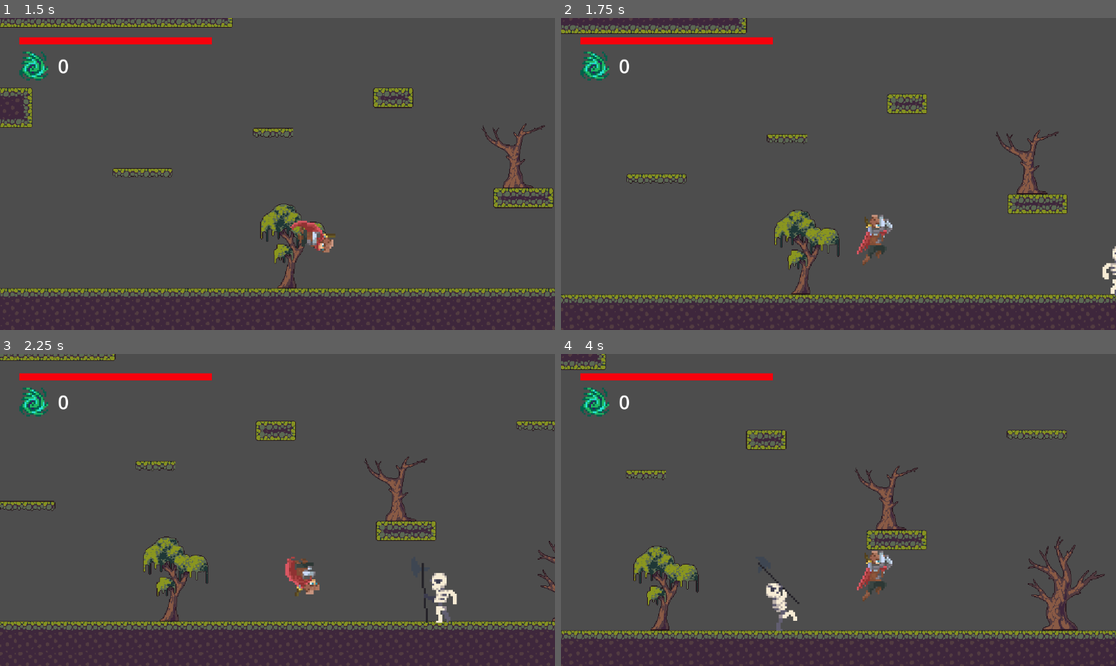
Above: before the commit, frames 1-4 (two rows, left to right).
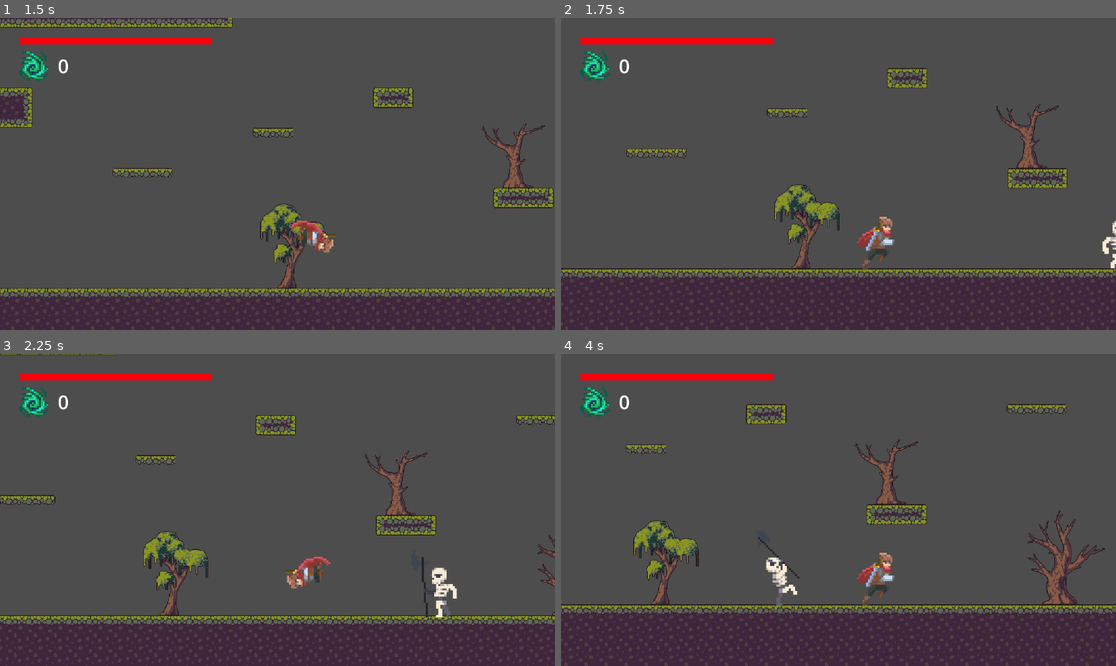
Above: after the commit, the same moments.

Repository: XinyuanD/2DSoulslikeGame
Game: Godot game, scene res://Scenes/Level 1.tscn
The game is run twice, just before and just after one commit, with the same random seed, the same clock (stepped at 60 frames per second) and the same inputs.
Inputs (mouse positions are in pixels of both pictures, inside the frame that each line leads up to):
- Up to frame 1 (1.5 s): move the mouse to (399, 158) at 0.52 s; hold E (heal, bound only after the commit) 0.53-1.28 s; hold D (move_right) from 0.53 s (still down); tap Space (jump) at 0.77, 0.8, 1.07, 1.35 s; move the mouse to (166, 189) at 1.27 s
- Up to frame 2 (1.75 s): keep holding D (move_right); tap Space (jump) at 1.52 s; tap E (heal, bound only after the commit) at 1.55 s
- Up to frame 3 (2.25 s): tap Space (jump) at 1.82 s; move the mouse to (333, 441) at 2.02 s; release D (move_right) at 2.03 s; hold A (move_left) from 2.03 s (still down); click (333, 441) at 2.1 s
- Up to frame 4 (4 s): tap Space (jump) at 2.3, 3.02, 3.32, 3.77, 3.8 s; move the mouse to (810, 572) at 2.77 s; release A (move_left) at 2.78 s; hold D (move_right) from 2.78 s (still down); tap E (heal, bound only after the commit) at 2.85 s; move the mouse to (1005, 556) at 3.52 s; hold E (heal, bound only after the commit) from 3.53 s (still down)

Frame 1 is identical in both runs. In frame 2, 17% of the frame differs, in the area x 0-100%, y 0-92%; in frame 3, 9.2%; in frame 4, 17%.

Commit message:
Added player healing mechanic

Diff:
--- a/Final Project/Scripts/Player.gd
+++ b/Final Project/Scripts/Player.gd
@@ -13,6 +13,11 @@
 
 signal spirit_updated
 signal health_updated
+
+var heal_timer: float = 0.0
+var heal_time_threshold: float = 2.0
+var heal_cost: int = 30
+var heal_amount: int = 20
 
 var max_speed: float = 300.0
 var acceleration: float = 30.0
@@ -83,6 +88,11 @@
 	# add gravity
 	velocity.y += gravity * delta
 
+	if Input.is_action_pressed("heal") and health < max_health:
+		heal_timer += delta
+	elif Input.is_action_just_released("heal"):
+		heal_timer = 0
+
 	# cayote time
 	if is_on_floor():
 		cayote_counter = cayote_time
@@ -98,11 +108,13 @@
 
 	# variables
 	var is_falling = velocity.y > 0.0 and not is_on_floor()
-	var is_jumping = jump_buffer_counter > 0 and cayote_counter > 0
+	#var is_jumping = jump_buffer_counter > 0 and cayote_counter > 0
+	var is_jumping = Input.is_action_just_pressed("jump") and cayote_counter > 0
 	var is_double_jumping = Input.is_action_just_pressed("jump") and is_falling
 	var is_jump_cancelled = Input.is_action_just_released("jump") and velocity.y < 0.0
 	var is_idling = is_on_floor() and is_zero_approx(velocity.x)
 	var is_running = is_on_floor() and not is_zero_approx(velocity.x)
+	var is_healing = Input.is_action_pressed("heal") and is_on_floor() and spirits >= heal_cost and health < max_health
 
 	# handles attack
 	var attack_initiated = Input.is_action_just_pressed("attack")
@@ -121,6 +133,15 @@
 		switch_to(State.DYING)
 	elif curstate == State.HIT:
 		velocity.x = 0
+	elif is_healing:
+		velocity.x = 0
+		direction = 0
+		switch_to(State.IDLE)
+
+		if heal_timer > heal_time_threshold:
+			update_spirit(-heal_cost)
+			update_health(heal_amount)
+			heal_timer = 0.0
 	elif is_attacking and curstate in CAN_ATTACK_STATES:
 
 		velocity.x = 0
@@ -242,6 +263,7 @@
 
 func update_health(num: int):
 	health += num
+	health = clampi(health, 0, max_health)
 	emit_signal("health_updated")
 
 func update_spirit(num: int):
--- a/Final Project/project.godot
+++ b/Final Project/project.godot
@@ -48,6 +48,11 @@
 "events": [Object(InputEventMouseButton,"resource_local_to_scene":false,"resource_name":"","device":-1,"window_id":0,"a …(236 unchanged characters)…
 ]
 }
+heal={
+"deadzone": 0.5,
+"events": [Object(InputEventKey,"resource_local_to_scene":false,"resource_name":"","device":-1,"window_id":0,"alt_pressed":false,"shift_pressed":false,"ctrl_pressed":false,"meta_pressed":false,"pressed":false,"keycode":0,"physical_keycode":69,"key_label":0,"unicode":101,"echo":false,"script":null)
+]
+}
 
 [layer_names]
 
